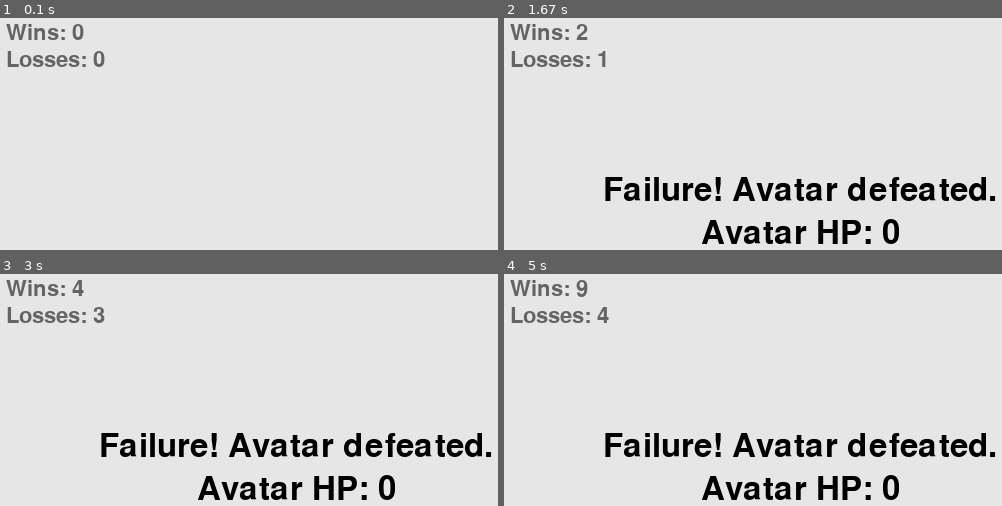
Above: before the commit, frames 1-4 (two rows, left to right).
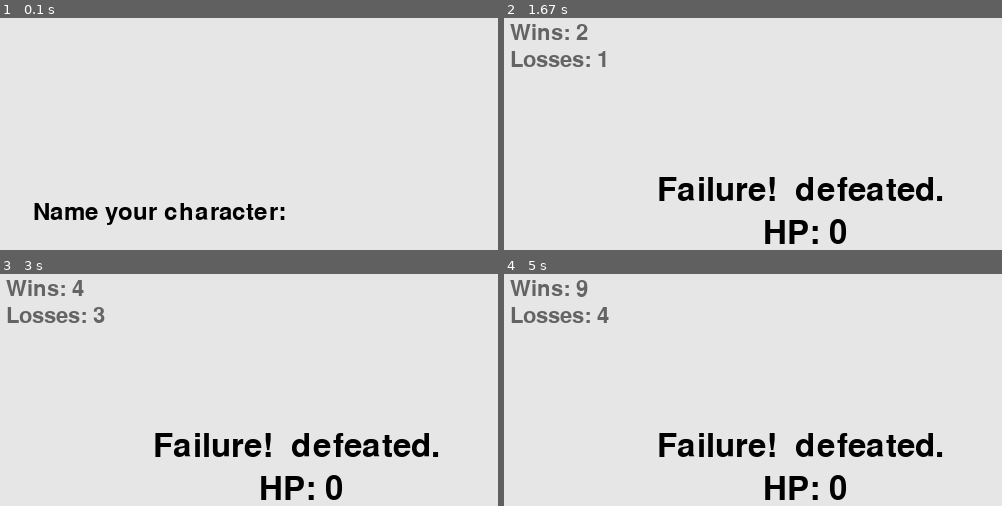
Above: after the commit, the same moments.

Repository: Josef-Gray/adorable-hopelessness
Game: pygame game, started from adhop.py
Two runs of this game, one before a commit and one after it. Both use one fixed random seed, a clock stepped at 60 frames per second and the inputs below.
Inputs (mouse positions are in pixels of both pictures, inside the frame that each line leads up to):
- Up to frame 1 (0.1 s): no input
- Up to frame 2 (1.67 s): tap Enter at 0.33 s; click (802, 238) at 0.72 s; click (613, 152) at 1.05 s; click (outside the picture) at 1.38 s
- Up to frame 3 (3 s): click (308, 334) at 1.72 s; click (outside the picture) at 2.05 s; click (273, 399) at 2.38 s; click (209, 385) at 2.72 s
- Up to frame 4 (5 s): click (957, 434) at 3.05 s; click (987, 457) at 3.38 s; click (927, 396) at 3.72 s; click (623, 390) at 4.05 s; click (827, 452) at 4.38 s; click (623, 443) at 4.72 s

The runs differ from the first frame. In frame 1, 2.9% of the frame differs, in the area x 1-58%, y 2-90%; in frame 2, 6.1%, in the area x 20-99%, y 68-98%; in frame 3, 6.1%; in frame 4, 6.1%.

Commit message:
Input avatar name.

Diff:
--- a/adhop.py
+++ b/adhop.py
@@ -1,6 +1,7 @@
 import sys
 import pygame
 import logging
+import re
 
 import flags
 from mission import Mission
@@ -16,6 +17,40 @@
     else:
         stats['losses'] += 1
     return mission_result
+
+
+def draw_name_prompt(screen, bg_color):
+    """Draw the prompt for name input."""
+    text_color = (0, 0, 0)
+    font = pygame.font.SysFont(None, 36)
+    screen_rect = screen.get_rect()
+
+    msg = "Name your character:"
+
+    # Render msg and position left of center on the screen.
+    msg_image = font.render(msg, True, text_color, bg_color)
+    msg_image_rect = msg_image.get_rect()
+    msg_image_rect.right = screen_rect.centerx - 10
+    msg_image_rect.centery = screen_rect.centery
+
+    # Draw message.
+    screen.blit(msg_image, msg_image_rect)
+
+
+def draw_name_input(screen, bg_color, msg):
+    """Draw the name being input."""
+    text_color = (0, 0, 0)
+    font = pygame.font.SysFont(None, 36)
+    screen_rect = screen.get_rect()
+
+    # Render msg and position right of center on the screen.
+    msg_image = font.render(msg, True, text_color, bg_color)
+    msg_image_rect = msg_image.get_rect()
+    msg_image_rect.left = screen_rect.centerx + 10
+    msg_image_rect.centery = screen_rect.centery
+
+    # Draw message.
+    screen.blit(msg_image, msg_image_rect)
 
 
 def draw_results(screen, bg_color, avatar, mission_result):
@@ -85,7 +120,35 @@
 
     bg_color = (230, 230, 230)
 
-    avatar = Avatar()
+    name_input = ''
+    avatar = None
+
+    # Game loop: Input avatar name
+    while avatar is None:
+
+        # Watch for keyboard and mouse events.
+        for event in pygame.event.get():
+            if event.type == pygame.QUIT:
+                sys.exit()
+            elif event.type == pygame.KEYDOWN:
+                # If a "word" character, append to input
+                if re.match(r'\w', event.unicode):
+                    name_input += event.unicode
+                # Backspace deletes the last letter
+                elif event.key == pygame.K_BACKSPACE:
+                    name_input = name_input[:-1]
+                # Return ends name input and creates avatar
+                elif event.key == pygame.K_RETURN:
+                    avatar = Avatar(name_input)
+
+        # Draw screen objects.
+        screen.fill(bg_color)
+        draw_name_prompt(screen, bg_color)
+        draw_name_input(screen, bg_color, name_input)
+
+        # Make the most recently drawn screen visible.
+        pygame.display.flip()
+
     avatar.log_properties()
     mission = Mission()
     mission_result = None
